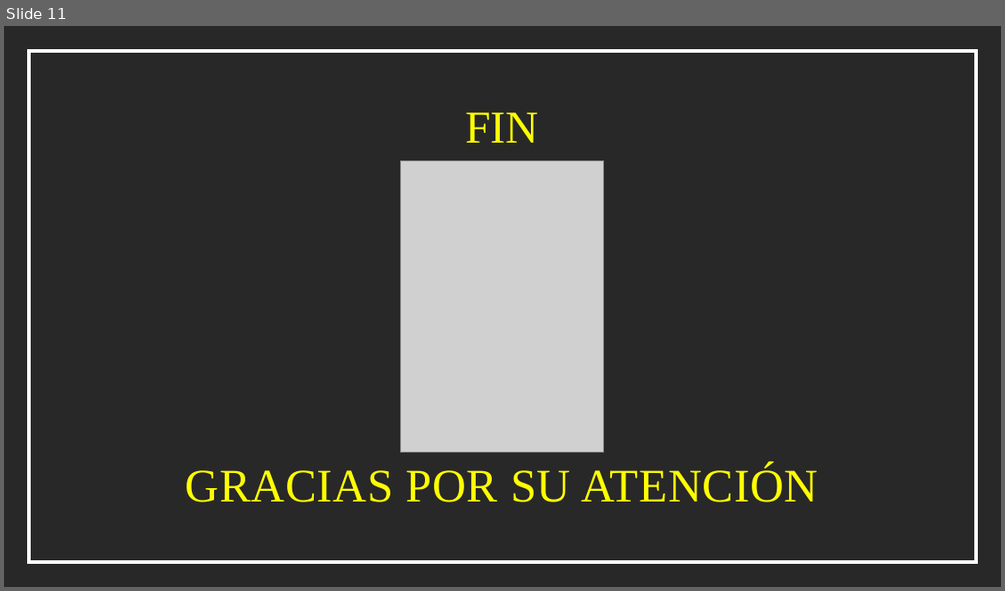
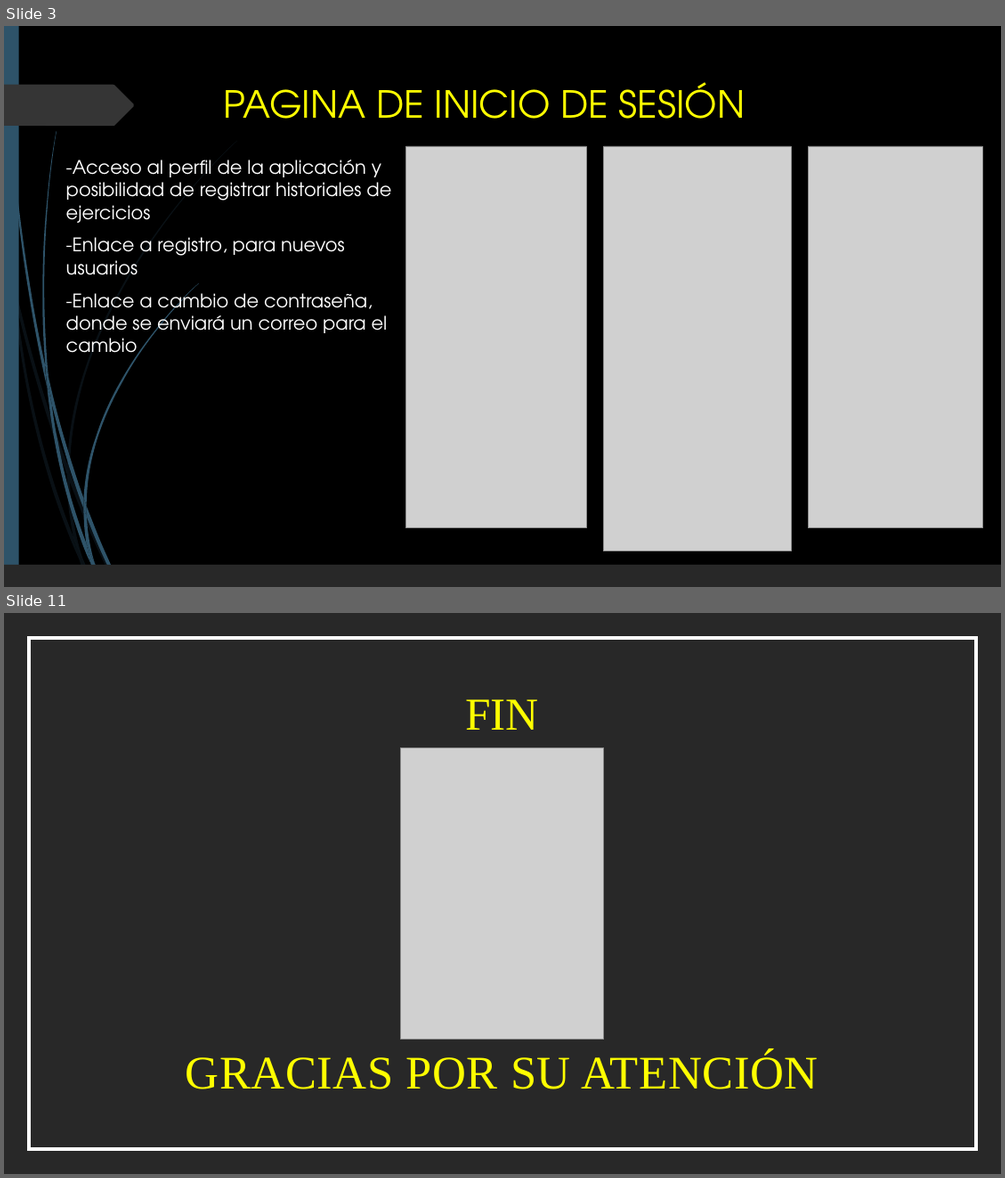
Before and after one commit to JavierRamiro8/Temple-Body, a slide deck: Documentacion/TEMPLE BODY.pptx. Shown one above the other, each under a label of ours: slide 11 before the commit, slides 3 and 11 after it; the slides between them are not shown. The pictures are 1005x591 and 1005x1178 pixels, drawn with LibreOffice and Linux fonts; fonts in the diff are those of the drawing; grey boxes stand for pictures. Boxes give left, top, right and bottom in pixels: in the first picture for what was removed or moved away, otherwise in the second. Text is boxed around its words. In the diff, an @@ line names an element or a change of style, - is before the commit and + after.

```diff
--- a/Documentacion/TEMPLE BODY.pptx
+++ b/Documentacion/TEMPLE BODY.pptx
@@ slide 3 added at (4,26,1001,587), background #000000 @@
@@ rectangle added at (4,26,19,587), fill #2E5369 @@
@@ freeform shape added at (4,85,134,126), fill #353535 @@
@@ title added at (224,82,744,119), 36 pt, text #FFFF00 @@
+PAGINA DE INICIO DE SESIÓN
@@ picture added at (405,146,587,528) @@
@@ picture added at (604,146,792,552) @@
@@ picture added at (808,146,983,528) @@
@@ text added at (66,160,391,361), 18 pt, text #FFFFFF @@
+-Acceso al perfil de la aplicación y posibilidad de registrar historiales de ejercicios
+-Enlace a registro, para nuevos usuarios
+-Enlace a cambio de contraseña, donde se enviará un correo para el cambio
@@ group added at (4,141,237,587): 10 freeform shapes @@
@@ group added at (7,26,198,587): 12 freeform shapes @@
@@ rectangle added at (4,564,1001,587), fill #282828 @@
```
Also in this commit, not shown: 5 slides changed, 4 other slides added, 5 slides removed, 1 other file.
